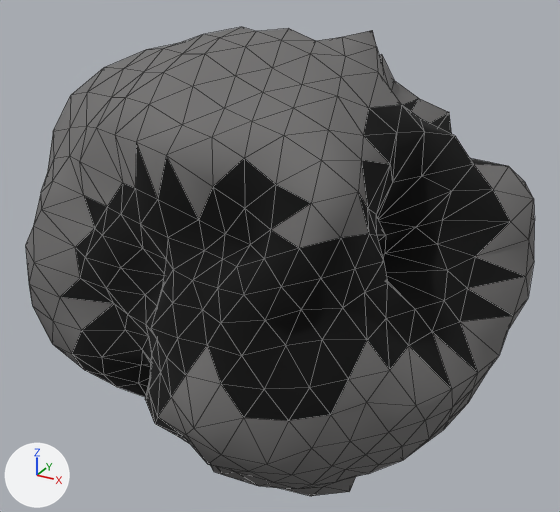
The glTF model assets/asteroids/asteroid_23.glb as it was, and as the next commit left it.
Rendered twice from a 50 mm lens placed at (1.283, -2.395, 1.227), pointed at (-0.025, -0.017, 0.038). The axes (+X, +Y, +Z) are drawn at lower left. The lights are the same throughout. The older version comes first. Mesh edges are drawn as thin lines. Vertices at exactly the same position are counted once.

In view in the first picture: 'Asteroid_23'.
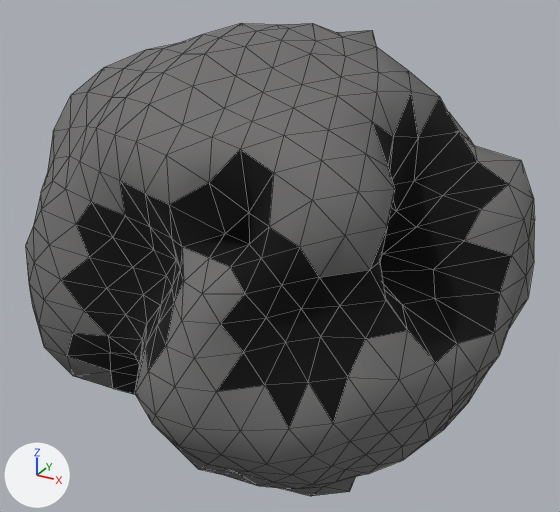
The change in detail:
me_icosphere is used by ob_asteroid_23; location (0.0, 0.0, 0.0).
me_icosphere had 642 vertices, 1280 faces and spanned x -0.93..0.87, y -0.91..0.9, z -0.74..0.88.
me_icosphere now has 642 vertices, 1280 faces and spans x -0.93..0.87, y -0.91..0.9, z -0.75..0.88.
me_icosphere part 1: 204 of 642 vertices moved; they spanned x -0.76..0.8, y -0.84..0.63, z -0.48..0.87 and now span x -0.8..0.84, y -0.91..0.65, z -0.51..0.88; mean shift (0.0, -0.01, 0.01); largest move (-0.01, -0.57, 0.37) -> (-0.01, -0.71, 0.47).
me_icosphere part 2: 110 faces spanning x -0.89..0.87, y -0.91..0.78, z -0.75..0.88 switch from mat_asteroidcrater_23 (black #000000) to mat_asteroidrock_23 (grey #727070).
Other edits to the shape of me_icosphere do not show in these pictures.

Changed parts and their boxes (x1, y1, x2, y2) in the pictures (560 x 512 px; the box of a moved part takes in the faces that stretch with it):
'Asteroid_23', reshaped
    before: (25, 27, 535, 496)
    after: (25, 23, 535, 496)
part 1 of me_icosphere, moved or reshaped
    before: (29, 27, 534, 475)
    after: (29, 23, 534, 475)
part 2 of me_icosphere, recoloured
    before: (60, 55, 526, 437)
    after: (58, 71, 526, 429)
